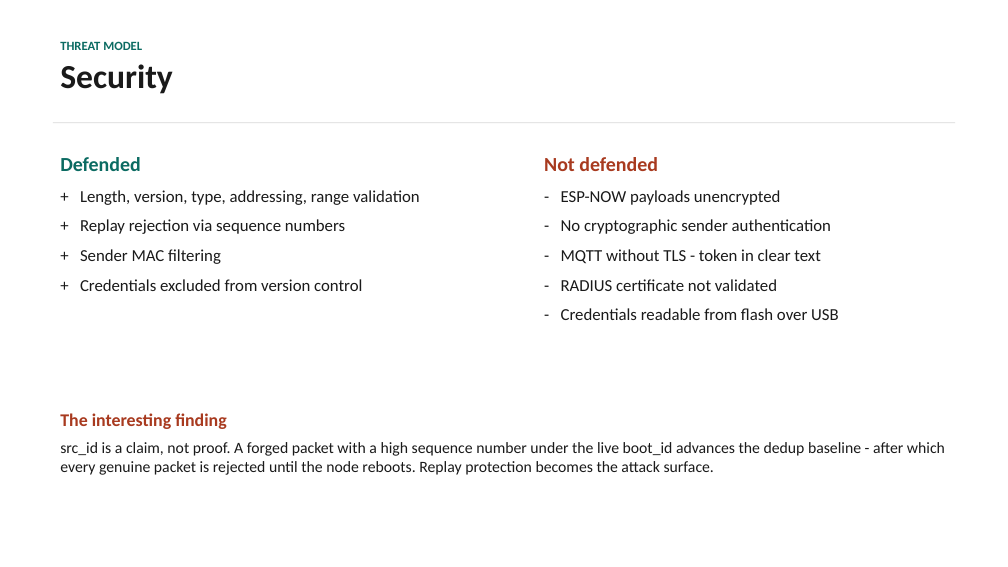
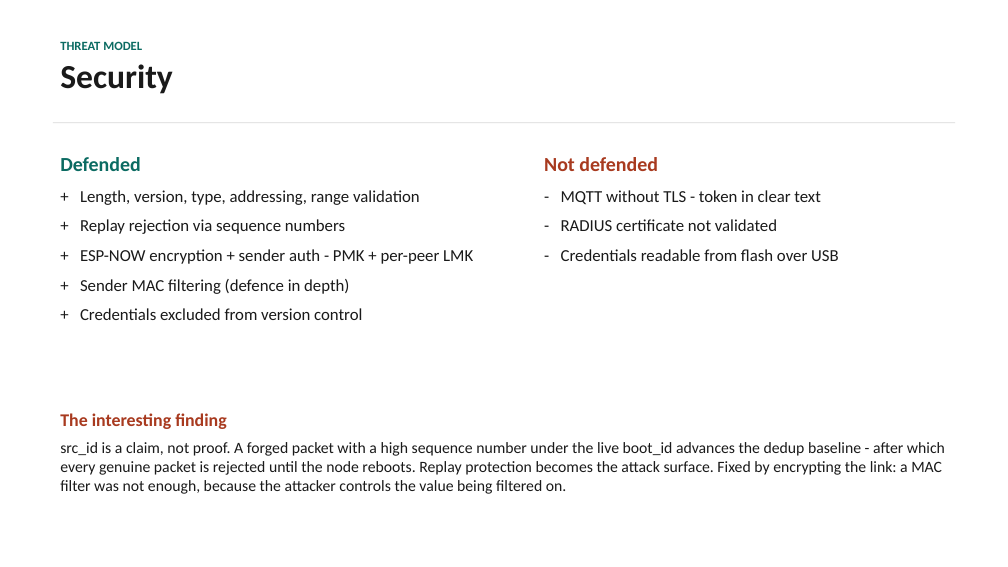
Before and after one commit to bhanuGupta1/esp32-espnow-thingsboard-gateway, a slide deck: slide 8 of PRESENTATION.pptx. Drawn at 1008x567 pixels with LibreOffice and Linux fonts; fonts in the diff are those of the drawing. Boxes give left, top, right and bottom in pixels: in the first picture for what was removed or moved away, otherwise in the second. Text is boxed around its words. In the diff, an @@ line names an element or a change of style, - is before the commit and + after.

Commit message:
Correct documents that still described the link as unencrypted
Encryption was implemented and verified, but several documents were never
updated and continued to disclaim it. The presentation listed "ESP-NOW payloads
unencrypted" and "no cryptographic sender authentication" under Not defended,
and its closing slide offered PMK/LMK encryption as further work. The demo
runsheet answered the security question by saying the radio link is unencrypted
and that production would need the encryption the project already has. The
report's section on sender authentication described the original design in the
present tense, contradicting the implemented fix twenty lines below it.

Corrected each to match the system as built, and added the reasoning that led
there, since the rejected MAC filter is the more interesting half of the story.

The ThingsBoard guide named a widget that no longer exists. The current widget
is Command button in the Buttons bundle, and its parameter type defaults to
Boolean, which the firmware parses as zero and rejects. Both now documented.

Adds a slide for bidirectional control and store-and-forward, which were
implemented but appeared nowhere in the deck, and a demo-plan warning to
identify boards by MAC rather than COM port after flashing the wrong image
onto the wrong board.

```diff
--- a/PRESENTATION.pptx
+++ b/PRESENTATION.pptx
@@ text at (561,190,831,234): paragraphs removed @@
-- ESP-NOW payloads unencrypted
-- No cryptographic sender authentication
@@ text at (80,249,473,294): text changed @@
-+ Sender MAC filtering
++ ESP-NOW encryption + sender auth - PMK + per-peer LMK
++ Sender MAC filtering (defence in depth)
@@ text at (60,442,945,494): text changed @@
-src_id is a claim, not proof. A forged packet with a high sequence number under the live boot_id advances the dedup baseline - after which every genuine packet is rejected until the node reboots. Replay protection becomes the attack surface.
+src_id is a claim, not proof. A forged packet with a high sequence number under the live boot_id advances the dedup baseline - after which every genuine packet is rejected until the node reboots. Replay protection becomes the attack surface. Fixed by encrypting the link: a MAC filter was not enough, because the attacker controls the value being filtered on.
```
Also in this commit, not shown: 2 other slides changed, 1 slide added, 6 other files.
